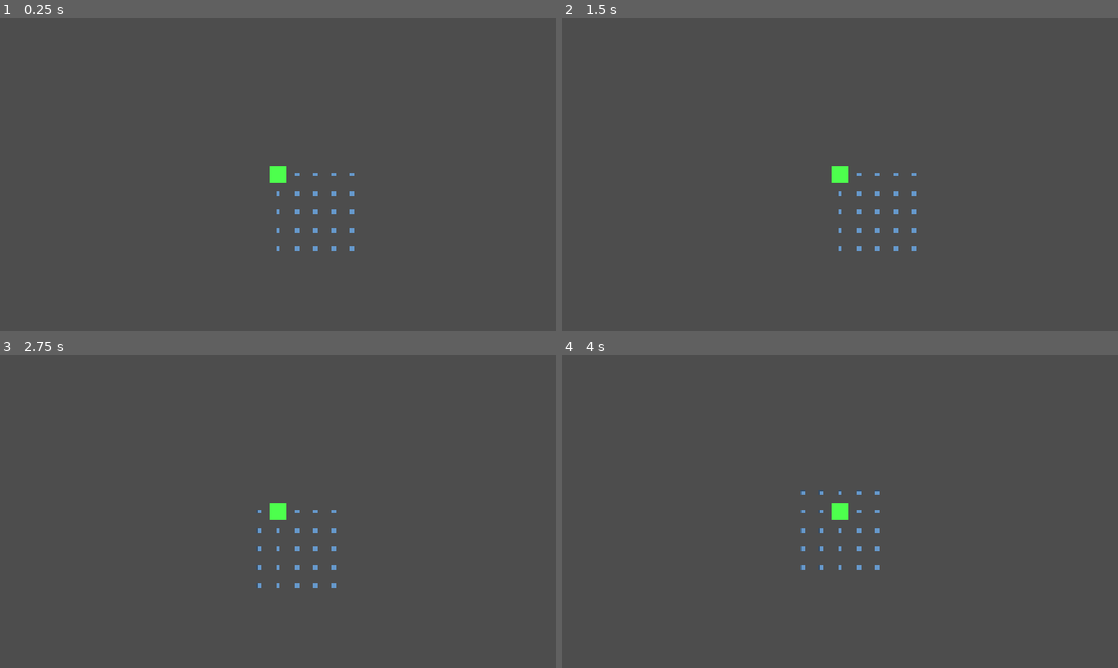
Above: before the commit, frames 1-4 (two rows, left to right).
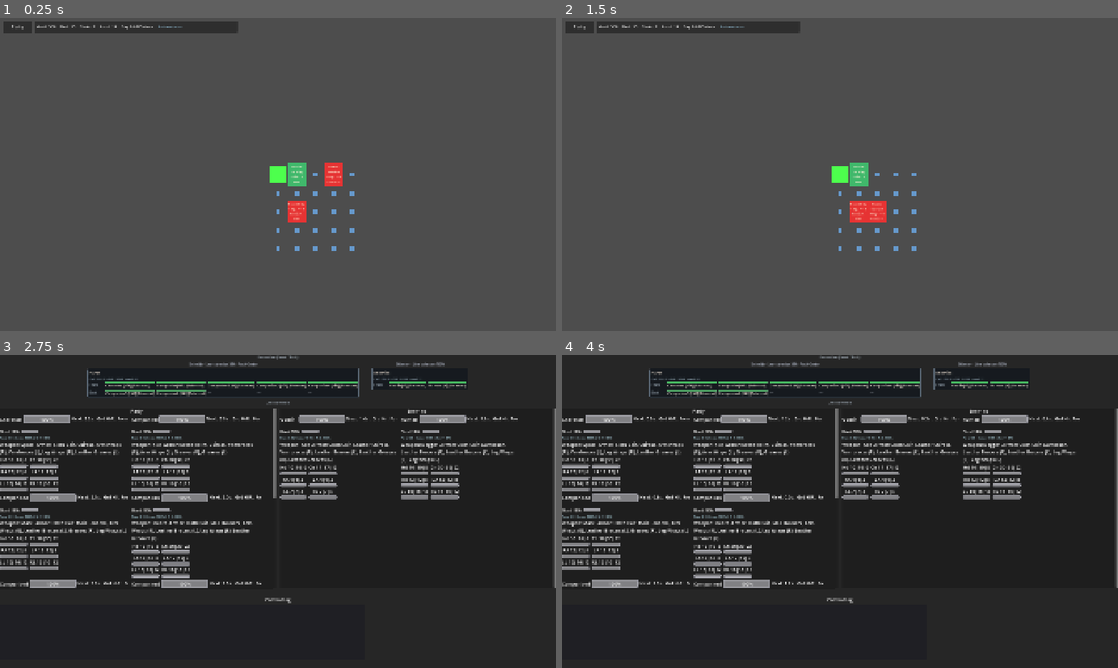
Above: after the commit, the same moments.

Repository: Evernight27/FallenPaths
Game: Godot game, scene res://main.tscn
Two runs of this game, one before a commit and one after it. Both use one fixed random seed, a clock stepped at 60 frames per second and the inputs below. This scene is started directly instead of the project's main scene.
Inputs (mouse positions are in pixels of both pictures, inside the frame that each line leads up to):
- Up to frame 1 (0.25 s): no input
- Up to frame 2 (1.5 s): click (578, 27) at 0.5 s, where only the run after the commit has a clickable "Party"; click (840, 152) at 1.25 s, where only the run after the commit has a clickable "Start new company (testing)"
- Up to frame 3 (2.75 s): tap Enter at 2 s; hold D from 2.03 s (still down)
- Up to frame 4 (4 s): tap Space at 2.75 s; release D at 2.78 s; hold S 2.78-3.53 s; hold D from 3.53 s (still down)

The runs differ from the first frame. In frame 1, 2.2% of the frame differs, in the area x 0-62%, y 1-66%; in frame 2, 2.2%; in frame 3, 97%; in frame 4, 97%, in the area x 0-100%, y 0-100%.
Error before the commit: Parse Error: Cannot find member "COMBATANT_KEY_INCOMING_ATTACK_TELEGRAPH_PART" in base "CounterTempo". (res://combat/CombatConstants.gd:409)

Commit message:
fix: break CombatConstants↔CounterTempo load cycle
Re-export counter-tempo keys from CombatConstantsCounterTempo instead of
the runtime CounterTempo class, and point field-care/snapshot has_method
checks at the privatized _apply_* / _get_campaign_affliction_labels APIs
so company harness (and PR fast Phase 0) can complete.

Diff:
--- a/combat/CombatPlayerTurnHints.gd
+++ b/combat/CombatPlayerTurnHints.gd
@@ -418,7 +418,10 @@
     if has_fall_back:
         return "No arms -- fall back is available (rear rank in your file must be clear)."
     if has_wait:
-        return "No arms -- holding position (fall back blocked: movement policy, line discipline, or rear rank occupied)."
+        return (
+            "No arms -- holding position (fall back blocked: movement policy, "
+            + "line discipline, or rear rank occupied)."
+        )
     return ""
 
 
--- a/combat/access/CombatantMedicalEntityAccess.gd
+++ b/combat/access/CombatantMedicalEntityAccess.gd
@@ -120,6 +120,18 @@
 
 ## Wind-up completion: `apply_bandage` / `apply_packing` / `apply_tourniquet` pass `effectiveness`; other methods get
 ## `part` only.
+static func _resolve_medical_entity_method(method: String) -> String:
+    match method:
+        CombatConstants.MOVE_TARGET_APPLY_BANDAGE:
+            return "_apply_bandage"
+        CombatConstants.MOVE_TARGET_APPLY_PACKING:
+            return "_apply_packing"
+        CombatConstants.MOVE_TARGET_APPLY_STABILIZE:
+            return "_apply_stabilize"
+        CombatConstants.MOVE_TARGET_APPLY_TOURNIQUET:
+            return "_apply_tourniquet"
+        _:
+            return method
 
 
 ## Wind-up completion: `apply_bandage` / `apply_packing` / `apply_tourniquet` pass `effectiveness`; other methods get
@@ -127,7 +139,10 @@
 static func entity_invoke_medical_method(
     entity: Node, method: String, part: String, effectiveness: float = 1.0
 ) -> Variant:
-    if entity == null or method.is_empty() or not entity.has_method(method):
+    if entity == null or method.is_empty():
+        return null
+    var resolved: String = _resolve_medical_entity_method(method)
+    if not entity.has_method(resolved):
         return null
     if (
         method == _get_combat_constants().MOVE_TARGET_APPLY_BANDAGE
@@ -135,8 +150,8 @@
         or method == _get_combat_constants().MOVE_TARGET_APPLY_STABILIZE
         or method == _get_combat_constants().MOVE_TARGET_APPLY_TOURNIQUET
     ):
-        return entity.call(method, part, effectiveness)
-    return entity.call(method, part)
+        return entity.call(resolved, part, effectiveness)
+    return entity.call(resolved, part)
 
 
 static func entity_apply_direct_pressure(manager: Node, combatant: Dictionary, part: String) -> bool:
--- a/combat/constants/CombatConstantsMethods.gd
+++ b/combat/constants/CombatConstantsMethods.gd
@@ -18,6 +18,7 @@
 const FeatureFlags := preload("res://combat/CombatConstantsFeatureFlags.gd")
 const RecoveryCause := preload("res://combat/CombatConstantsRecoveryCause.gd")
 const MentalStack := preload("res://combat/CombatConstantsMentalStack.gd")
+const CounterTempo := preload("res://combat/CombatConstantsCounterTempo.gd")
 const Parry := preload("res://combat/CombatConstantsParry.gd")
 const Footwork := preload("res://combat/CombatConstantsFootwork.gd")
 const FormationMove := preload("res://combat/CombatConstantsFormationMove.gd")
--- a/core/CoreEntity.gd
+++ b/core/CoreEntity.gd
@@ -587,11 +587,6 @@
     return out
 
 
-## Public alias for snapshot / UI `has_method("get_campaign_affliction_labels")`.
-func get_campaign_affliction_labels() -> PackedStringArray:
-    return _get_campaign_affliction_labels()
-
-
 func _get_tourniquet_application_time_seconds() -> float:
     return EntityMedical._get_tourniquet_application_time_seconds()
 
@@ -604,11 +599,6 @@
     return EntityMedical._apply_bandage(self, part, effectiveness)
 
 
-## Public alias matching `CombatConstants.MOVE_TARGET_APPLY_BANDAGE`.
-func apply_bandage(part: String, effectiveness: float = 1.0) -> bool:
-    return _apply_bandage(part, effectiveness)
-
-
 func _can_apply_stabilize(part: String) -> bool:
     return EntityMedical._can_apply_stabilize(self, part)
 
@@ -617,11 +607,6 @@
     return EntityMedical._apply_stabilize(self, part, effectiveness)
 
 
-## Public alias matching `CombatConstants.MOVE_TARGET_APPLY_STABILIZE`.
-func apply_stabilize(part: String, effectiveness: float = 1.0) -> bool:
-    return _apply_stabilize(part, effectiveness)
-
-
 func _get_stabilize_application_time_seconds_for_part(part: String) -> float:
     return EntityMedical._get_stabilize_application_time_seconds_for_part(self, part)
 
@@ -632,11 +617,6 @@
 
 func _apply_packing(part: String, effectiveness: float = 1.0) -> bool:
     return EntityMedical._apply_packing(self, part, effectiveness)
-
-
-## Public alias matching `CombatConstants.MOVE_TARGET_APPLY_PACKING`.
-func apply_packing(part: String, effectiveness: float = 1.0) -> bool:
-    return _apply_packing(part, effectiveness)
 
 
 func _get_packing_application_time_seconds_for_part(part: String) -> float:
@@ -710,11 +690,6 @@
 
 func _apply_tourniquet(part: String, effectiveness: float = 1.0) -> bool:
     return EntityMedical._apply_tourniquet(self, part, effectiveness)
-
-
-## Public alias matching `CombatConstants.MOVE_TARGET_APPLY_TOURNIQUET`.
-func apply_tourniquet(part: String, effectiveness: float = 1.0) -> bool:
-    return _apply_tourniquet(part, effectiveness)
 
 
 func _remove_tourniquet(part: String) -> void:
--- a/world/MapFieldCare.gd
+++ b/world/MapFieldCare.gd
@@ -309,7 +309,7 @@
         return false
     var entity: Node = _entity_for_member(member)
     var part: String = _first_stabilize_part(entity)
-    if part.is_empty() or not entity.has_method(CombatConstants.MOVE_TARGET_APPLY_STABILIZE):
+    if part.is_empty() or not entity.has_method("_apply_stabilize"):
         return false
     if not _get_company_state().consume_medical(world, 1):
         return false
@@ -338,7 +338,7 @@
         return false
     var entity: Node = _entity_for_member(member)
     var part: String = field_bandage_part_ready(member)
-    if part.is_empty() or not entity.has_method(CombatConstants.MOVE_TARGET_APPLY_BANDAGE):
+    if part.is_empty() or not entity.has_method("_apply_bandage"):
         return false
     var consumed_med: bool = false
     if _get_company_state().get_medical_supplies(world) >= 1:
@@ -376,7 +376,7 @@
         return false
     var entity: Node = _entity_for_member(member)
     var part: String = _first_pack_part(member)
-    if part.is_empty() or not entity.has_method(CombatConstants.MOVE_TARGET_APPLY_PACKING):
+    if part.is_empty() or not entity.has_method("_apply_packing"):
         return false
     if not _get_company_state().consume_medical(world, 1):
         return false
@@ -400,7 +400,7 @@
         return false
     var entity: Node = _entity_for_member(member)
     var part: String = _first_tourniquet_part(entity)
-    if part.is_empty() or not entity.has_method(CombatConstants.MOVE_TARGET_APPLY_TOURNIQUET):
+    if part.is_empty() or not entity.has_method("_apply_tourniquet"):
         return false
     var eff: float = _get_company_state().compute_field_treatment_effectiveness(entity, world, false)
     eff = clampf(eff, CombatConstants.FIELD_CARE_EFF_MIN, CombatConstants.FIELD_CARE_EFF_MAX)
--- a/world/PartyMemberSnapshot.gd
+++ b/world/PartyMemberSnapshot.gd
@@ -30,8 +30,8 @@
         result["blood_volume"] = CombatantEntityAccess.get_blood_volume_from_node(node_ref)
         result["total_bleeding_rate"] = CombatantEntityAccess.get_total_bleeding_rate_from_node(node_ref)
         var entity: Node = CampaignEncounterBridge.health_entity_from_character(node_ref)
-        if entity != null and entity.has_method("get_campaign_affliction_labels"):
-            result["affliction_labels"] = entity.get_campaign_affliction_labels()
+        if entity != null and entity.has_method("_get_campaign_affliction_labels"):
+            result["affliction_labels"] = entity._get_campaign_affliction_labels()
             result["affliction_effects"] = _format_affliction_effects(entity)
         else:
             result["affliction_labels"] = PackedStringArray()
